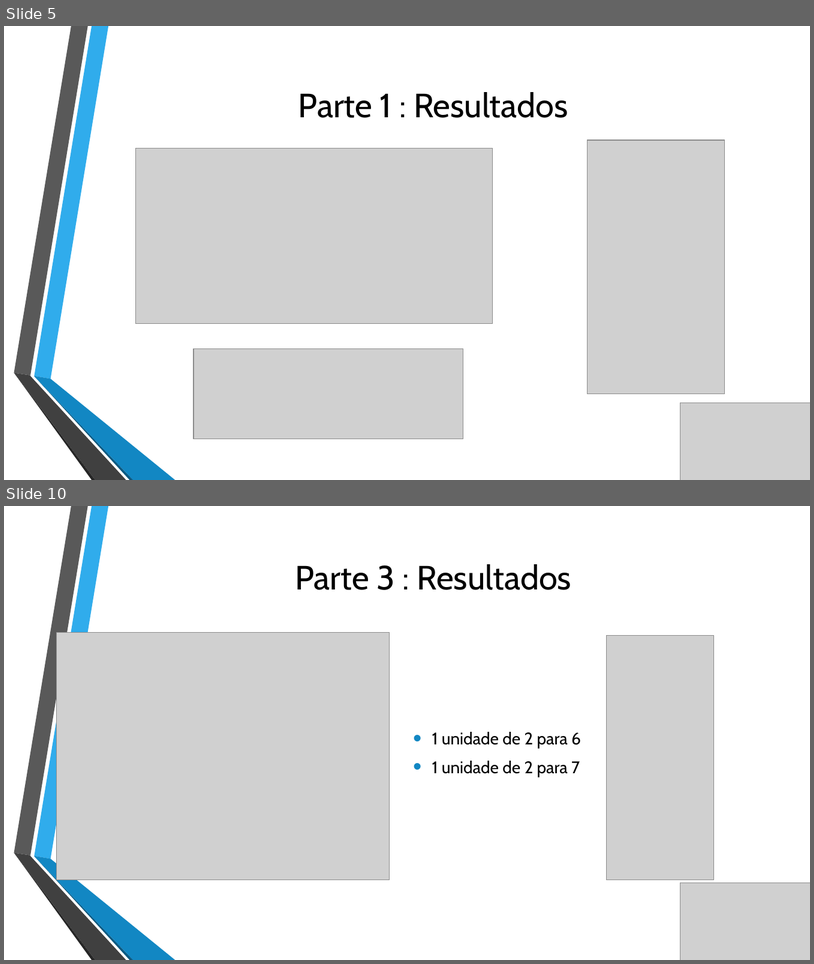
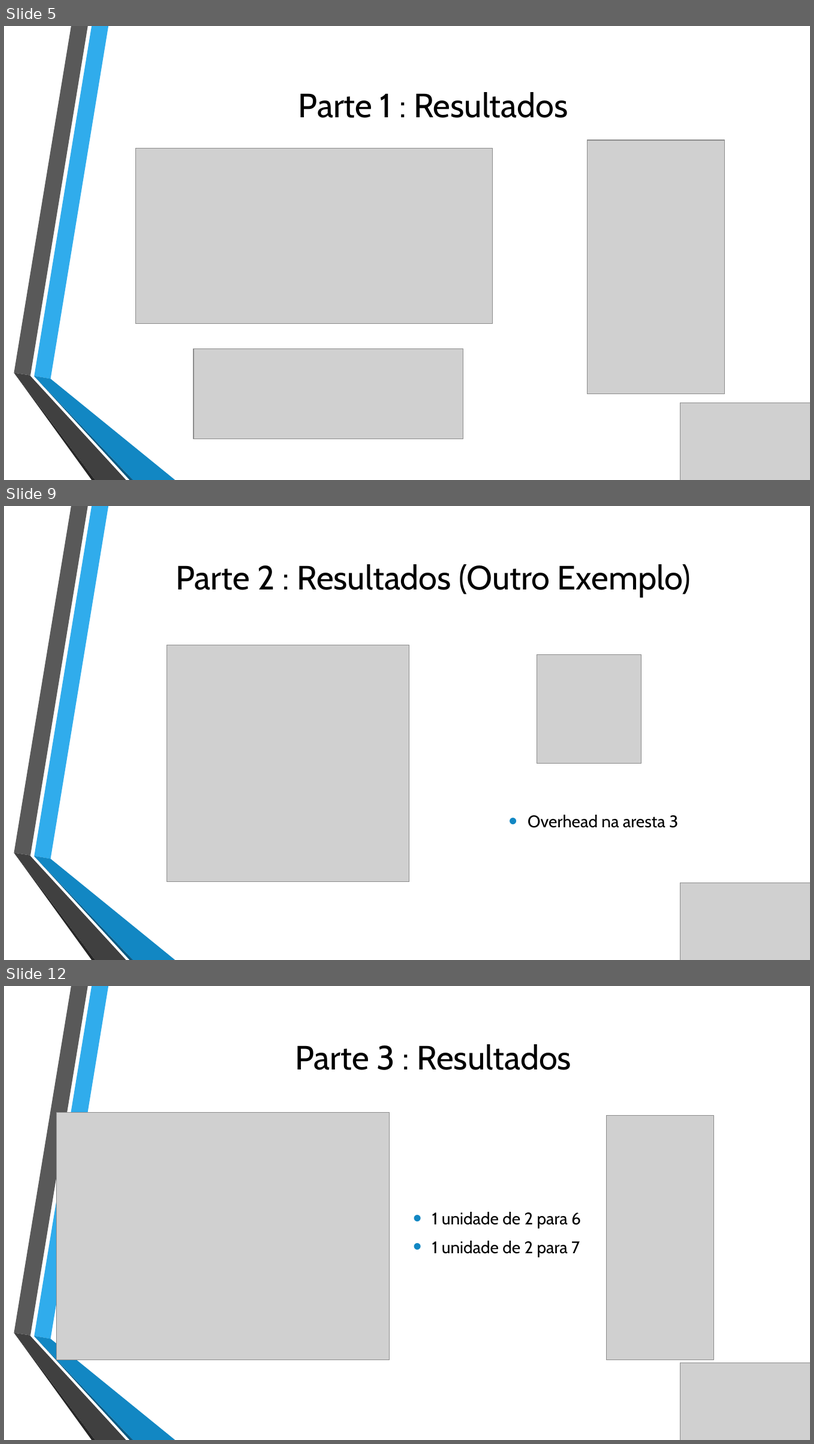
Before and after one commit to MarcoGraca/OA_Project, a slide deck: OA_pres.pptx. Shown one above the other, each under a label of ours: slides 5 and 10 before the commit, slides 5, 9 and 12 after it; the slides between them are not shown. The pictures are 814x964 and 814x1444 pixels, drawn with LibreOffice and Linux fonts; fonts in the diff are those of the drawing; grey boxes stand for pictures; background and template pictures are left out. Boxes give left, top, right and bottom in pixels: in the first picture for what was removed or moved away, otherwise in the second. Text is boxed around its words. In the diff, an @@ line names an element or a change of style, - is before the commit and + after.

```diff
--- a/OA_pres.pptx
+++ b/OA_pres.pptx
@@ slide 9 added at [4, 506, 810, 960], background picture (left out); not listed: 6 template elements that a slide beside it also shows @@
@@ title added at [176, 564, 691, 597], 40 pt, text #000000 @@
+Parte 2 : Resultados (Outro Exemplo)
@@ picture added at [167, 645, 410, 882] @@
@@ picture added at [537, 655, 642, 763] @@
@@ text added at [528, 814, 678, 828], 20 pt, text #000000 @@
+• Overhead na aresta 3
@@ picture added at [681, 882, 810, 960] @@
@@ what was slide 10 is now slide 12 @@
```
Also in this commit, not shown: 7 slides changed, 1 other slide added.
